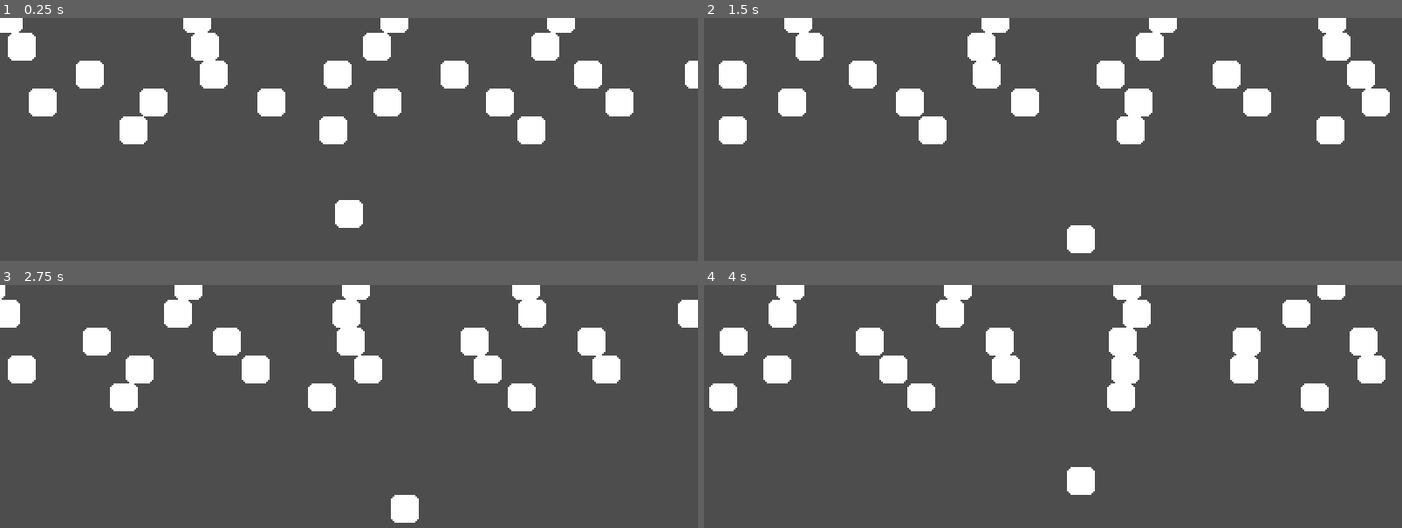
Above: before the commit, frames 1-4 (two rows, left to right).
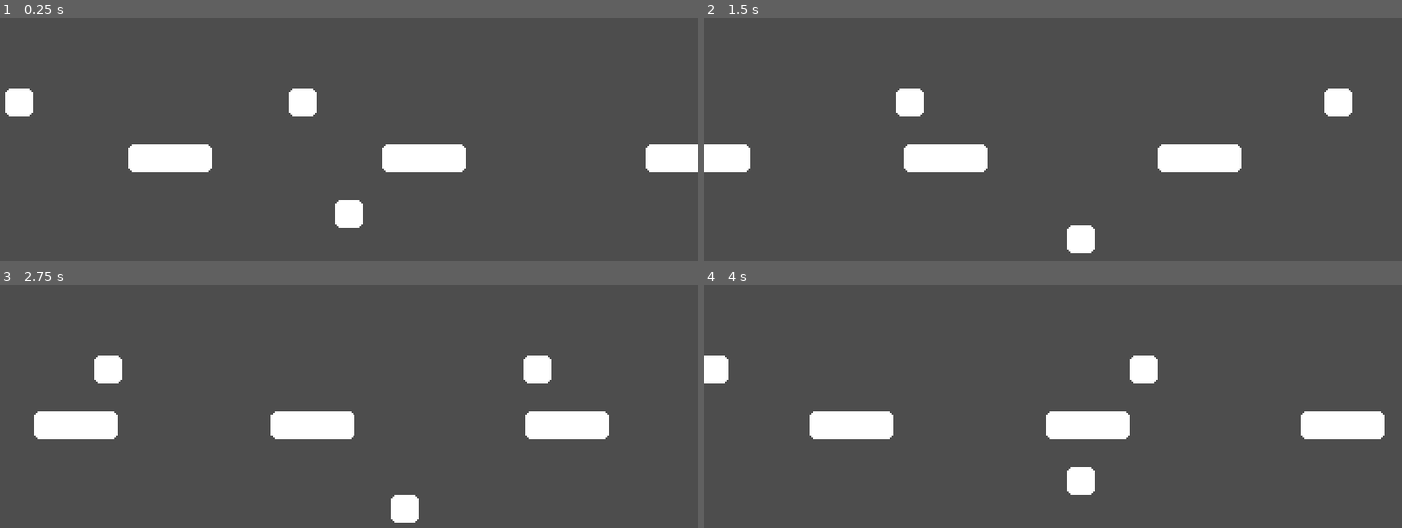
Above: after the commit, the same moments.

Repository: sirius-leaf/courier_bot_protocol
Game: Godot game, scene res://Scene/Level Scene/level.tscn
Two runs of this game, one before a commit and one after it. Both use one fixed random seed, a clock stepped at 60 frames per second and the inputs below.
Inputs:
- Up to frame 1 (0.25 s): no input
- Up to frame 2 (1.5 s): hold Right (ui_right) 0.53-1.28 s; hold Down (ui_down) from 1.28 s (still down)
- Up to frame 3 (2.75 s): release Down (ui_down) at 2.03 s; hold Right (ui_right) from 2.03 s (still down)
- Up to frame 4 (4 s): release Right (ui_right) at 2.78 s; hold Up (ui_up) 2.78-3.53 s; hold Left (ui_left) from 3.53 s (still down)

The runs differ from the first frame. In frame 1, 13% of the frame differs, in the area x 0-100%, y 0-64%; in frame 2, 13%; in frame 3, 14%; in frame 4, 14%, in the area x 0-98%, y 0-64%.

Commit message:
added moving object system

Diff:
--- a/Scene/Level Scene/level.tscn
+++ b/Scene/Level Scene/level.tscn
@@ -1,8 +1,9 @@
-[gd_scene load_steps=4 format=3 uid="uid://dx8nbddj2vps5"]
+[gd_scene load_steps=5 format=3 uid="uid://dx8nbddj2vps5"]
 
 [ext_resource type="Script" path="res://Script/camera_2d.gd" id="1_34jud"]
 [ext_resource type="PackedScene" uid="uid://cnx505m3w2o5k" path="res://Scene/Object Scene/sd_570.tscn" id="1_uo02c"]
-[ext_resource type="PackedScene" uid="uid://bupdyrkly776e" path="res://Scene/Object Scene/Spawner/car_spawner.tscn" id="4_vcn4b"]
+[ext_resource type="PackedScene" uid="uid://bupdyrkly776e" path="res://Scene/Object Scene/Spawner/moving_object_spawner.tscn" id="3_t40wj"]
+[ext_resource type="PackedScene" uid="uid://ksrfwjtlo3p3" path="res://Scene/Object Scene/moving_platform.tscn" id="4_c00vo"]
 
 [node name="Level" type="Node2D"]
 
@@ -13,21 +14,12 @@
 
 [node name="SD-570" parent="." instance=ExtResource("1_uo02c")]
 
-[node name="CarSpawner" parent="." instance=ExtResource("4_vcn4b")]
-moveSpeed = [30.0, 50.0]
+[node name="MovingObjectSpawner" parent="." instance=ExtResource("3_t40wj")]
+position = Vector2(0, -32)
+carScene = ExtResource("4_c00vo")
+spawnTime = [4.0, 5.0]
+moveSpeed = [30.0, 35.0]
+isWater = true
 
-[node name="CarSpawner2" parent="." instance=ExtResource("4_vcn4b")]
+[node name="MovingObjectSpawner2" parent="." instance=ExtResource("3_t40wj")]
 position = Vector2(0, -64)
-moveSpeed = [30.0, 50.0]
-
-[node name="CarSpawner3" parent="." instance=ExtResource("4_vcn4b")]
-position = Vector2(0, -80)
-moveSpeed = [30.0, 50.0]
-
-[node name="CarSpawner4" parent="." instance=ExtResource("4_vcn4b")]
-position = Vector2(0, -96)
-moveSpeed = [30.0, 50.0]
-
-[node name="CarSpawner5" parent="." instance=ExtResource("4_vcn4b")]
-position = Vector2(0, -112)
-moveSpeed = [30.0, 50.0]
--- a/Scene/Object Scene/Spawner/car_spawner.tscn
+++ /dev/null
@@ -1,14 +0,0 @@
-[gd_scene load_steps=3 format=3 uid="uid://bupdyrkly776e"]
-
-[ext_resource type="Script" path="res://Script/car_spawner.gd" id="1_peg74"]
-[ext_resource type="PackedScene" uid="uid://d0428y66p1kwg" path="res://Scene/Object Scene/small_car.tscn" id="2_2q4pu"]
-
-[node name="CarSpawner" type="Node2D"]
-position = Vector2(0, -48)
-script = ExtResource("1_peg74")
-carScene = ExtResource("2_2q4pu")
-
-[node name="SpawnDelay" type="Timer" parent="."]
-one_shot = true
-
-[connection signal="timeout" from="SpawnDelay" to="." method="_on_spawn_delay_timeout"]
--- /dev/null
+++ b/Scene/Object Scene/Spawner/moving_object_spawner.tscn
@@ -0,0 +1,25 @@
+[gd_scene load_steps=4 format=3 uid="uid://bupdyrkly776e"]
+
+[ext_resource type="Script" path="res://Script/car_spawner.gd" id="1_xxbai"]
+[ext_resource type="PackedScene" uid="uid://d0428y66p1kwg" path="res://Scene/Object Scene/small_car.tscn" id="2_3qc83"]
+
+[sub_resource type="RectangleShape2D" id="RectangleShape2D_ktfgw"]
+size = Vector2(416, 4)
+
+[node name="MovingObjectSpawner" type="Node2D"]
+script = ExtResource("1_xxbai")
+carScene = ExtResource("2_3qc83")
+
+[node name="SpawnDelay" type="Timer" parent="."]
+one_shot = true
+
+[node name="Water" type="Area2D" parent="."]
+collision_layer = 2
+collision_mask = 2
+monitoring = false
+monitorable = false
+
+[node name="CollisionShape2D" type="CollisionShape2D" parent="Water"]
+shape = SubResource("RectangleShape2D_ktfgw")
+
+[connection signal="timeout" from="SpawnDelay" to="." method="_on_spawn_delay_timeout"]
--- /dev/null
+++ b/Scene/Object Scene/moving_platform.tscn
@@ -0,0 +1,19 @@
+[gd_scene load_steps=4 format=3 uid="uid://ksrfwjtlo3p3"]
+
+[ext_resource type="Script" path="res://Script/moving_object.gd" id="1_08bv1"]
+[ext_resource type="Texture2D" uid="uid://0u62yy35jmrr" path="res://Asset/Sprite/_3x1_block.png" id="2_ujkyl"]
+
+[sub_resource type="RectangleShape2D" id="RectangleShape2D_cn5xw"]
+size = Vector2(48, 8)
+
+[node name="MovingPlatform" type="Area2D" groups=["Platform"]]
+script = ExtResource("1_08bv1")
+isPlatform = true
+
+[node name="3x1Block" type="Sprite2D" parent="."]
+position = Vector2(-16, 0)
+texture = ExtResource("2_ujkyl")
+
+[node name="CollisionShape2D" type="CollisionShape2D" parent="."]
+position = Vector2(-16, 0)
+shape = SubResource("RectangleShape2D_cn5xw")
--- a/Scene/Object Scene/sd_570.tscn
+++ b/Scene/Object Scene/sd_570.tscn
@@ -6,7 +6,13 @@
 [sub_resource type="RectangleShape2D" id="RectangleShape2D_4hpe0"]
 size = Vector2(12, 14)
 
-[node name="SD-570" type="CharacterBody2D"]
+[sub_resource type="RectangleShape2D" id="RectangleShape2D_pfq80"]
+size = Vector2(2, 7)
+
+[sub_resource type="RectangleShape2D" id="RectangleShape2D_g4maq"]
+size = Vector2(2, 7)
+
+[node name="SD-570" type="CharacterBody2D" groups=["Player"]]
 script = ExtResource("1_sjwqe")
 
 [node name="Sprite" type="Sprite2D" parent="."]
@@ -28,3 +34,20 @@
 
 [node name="CheckRight" type="RayCast2D" parent="MovementCheckRaycast"]
 target_position = Vector2(16, 0)
+
+[node name="PlatformCheck" type="Area2D" parent="."]
+
+[node name="CollisionShape2D" type="CollisionShape2D" parent="PlatformCheck"]
+shape = SubResource("RectangleShape2D_pfq80")
+
+[node name="WaterCheck" type="Area2D" parent="."]
+collision_layer = 2
+collision_mask = 2
+
+[node name="CollisionShape2D" type="CollisionShape2D" parent="WaterCheck"]
+shape = SubResource("RectangleShape2D_g4maq")
+
+[connection signal="area_entered" from="PlatformCheck" to="." method="_on_area_2d_area_entered"]
+[connection signal="area_exited" from="PlatformCheck" to="." method="_on_area_2d_area_exited"]
+[connection signal="area_entered" from="WaterCheck" to="." method="_on_water_check_area_entered"]
+[connection signal="area_exited" from="WaterCheck" to="." method="_on_water_check_area_exited"]
--- a/Scene/Object Scene/small_car.tscn
+++ b/Scene/Object Scene/small_car.tscn
@@ -1,12 +1,12 @@
 [gd_scene load_steps=4 format=3 uid="uid://d0428y66p1kwg"]
 
 [ext_resource type="Texture2D" uid="uid://8qwy3vej3x04" path="res://Asset/Sprite/_1x1_block.png" id="1_udavd"]
-[ext_resource type="Script" path="res://Script/car.gd" id="2_3rcrp"]
+[ext_resource type="Script" path="res://Script/moving_object.gd" id="2_3rcrp"]
 
 [sub_resource type="RectangleShape2D" id="RectangleShape2D_wbxdp"]
 size = Vector2(16, 16)
 
-[node name="SmallCar" type="Area2D"]
+[node name="SmallCar" type="Area2D" groups=["Car"]]
 script = ExtResource("2_3rcrp")
 
 [node name="1x1Block" type="Sprite2D" parent="."]
@@ -14,3 +14,5 @@
 
 [node name="CollisionShape2D" type="CollisionShape2D" parent="."]
 shape = SubResource("RectangleShape2D_wbxdp")
+
+[connection signal="body_entered" from="." to="." method="_on_body_entered"]
--- a/Script/car.gd
+++ /dev/null
@@ -1,7 +0,0 @@
-extends Area2D
-class_name Car
-
-@export var MoveSpeed: float = 64.0
-
-func _physics_process(delta: float) -> void:
-	position.x += MoveSpeed * delta
--- a/Script/car_spawner.gd
+++ b/Script/car_spawner.gd
@@ -1,17 +1,19 @@
 extends Node2D
 
 @export var carScene: PackedScene
-@export var spawnTime := [2.0, 2.5]
+@export var spawnTime := [2.0, 6.0]
 @export var moveSpeed := [30.0, 50.0]
-@export_range(-1, 1, 1) var overrideMoveDirection: int = 0
-
+@export_range(-1, 1, 1) var overrideMoveDirection := 0
+@export var isWater := false
 
 var _carMoveSpeed: float
 var _moveDirection: int
 
 @onready var spawn_delay: Timer = $SpawnDelay
+@onready var water: Area2D = $Water
 
 func _ready() -> void:
+	if isWater: water.monitorable = true
 	_set_delay()
 
 	_carMoveSpeed = randf_range(moveSpeed[0], moveSpeed[1])
@@ -20,8 +22,8 @@
 	var spawnPos := 0.0
 
 	while (_moveDirection > 0 and spawnPos < 460) or (_moveDirection < 0 and spawnPos > -460):
-		var car: Car = carScene.instantiate()
-		car.MoveSpeed = _carMoveSpeed * _moveDirection
+		var car: MovingObject = carScene.instantiate()
+		car.moveSpeed = _carMoveSpeed * _moveDirection
 		car.global_position = Vector2(-230.0 * _moveDirection + spawnPos, global_position.y)
 		car.global_rotation_degrees = 180.0 if _moveDirection < 0 else 0.0
 		$"..".add_child.call_deferred(car)
@@ -30,8 +32,8 @@
 
 
 func _on_spawn_delay_timeout() -> void:
-	var car: Car = carScene.instantiate()
-	car.MoveSpeed = _carMoveSpeed * _moveDirection
+	var car: MovingObject = carScene.instantiate()
+	car.moveSpeed = _carMoveSpeed * _moveDirection
 	car.global_position = Vector2(-230.0 * _moveDirection, global_position.y)
 	car.global_rotation_degrees = 180.0 if _moveDirection < 0 else 0.0
 	$"..".add_child(car)
--- /dev/null
+++ b/Script/moving_object.gd
@@ -0,0 +1,13 @@
+extends Area2D
+class_name MovingObject
+
+@export var moveSpeed: float = 64.0
+@export var isPlatform := false
+
+func _physics_process(delta: float) -> void:
+	position.x += moveSpeed * delta
+
+
+func _on_body_entered(body: Node2D) -> void:
+	if not isPlatform and body.is_in_group("Player"):
+		get_tree().reload_current_scene.call_deferred()
--- a/Script/player.gd
+++ b/Script/player.gd
@@ -5,6 +5,12 @@
 @export var moveSpeed: float = 0.2
 
 var _playerPos := Vector2(0.0, 0.0)
+var _onMovingPlatform := false
+var _playerPosOnMoving := 0.0
+var _onMovingPlatformOffsetX := 0.0
+var _movingPlatform: MovingObject
+var _onPlatformOffsetX: float
+var _onWater := false
 
 @onready var check_up: RayCast2D = $MovementCheckRaycast/CheckUp
 @onready var check_down: RayCast2D = $MovementCheckRaycast/CheckDown
@@ -12,23 +18,57 @@
 @onready var check_right: RayCast2D = $MovementCheckRaycast/CheckRight
 
 func _process(delta: float) -> void:
-	var is_moving: bool = true if global_position.distance_to(_playerPos) > 5.0 else false
+	if Input.is_action_just_pressed("ui_up") and not check_up.is_colliding():
+		_playerPos.y -= moveDistance
+	elif Input.is_action_just_pressed("ui_down") and not check_down.is_colliding():
+		_playerPos.y += moveDistance
+	elif Input.is_action_just_pressed("ui_left") and not check_left.is_colliding():
+		if not _onMovingPlatform:
+			_playerPos.x -= moveDistance
+		else:
+			_playerPosOnMoving -= moveDistance
+	elif Input.is_action_just_pressed("ui_right") and not check_right.is_colliding():
+		if not _onMovingPlatform:
+			_playerPos.x += moveDistance
+		else:
+			_playerPosOnMoving += moveDistance
 
-	if not is_moving:
-		if not check_up.is_colliding() and Input.is_action_just_pressed("ui_up"):
-			_playerPos.y -= moveDistance
-		elif not check_down.is_colliding() and Input.is_action_just_pressed("ui_down"):
-			_playerPos.y += moveDistance
-		elif not check_left.is_colliding() and Input.is_action_just_pressed("ui_left"):
-			_playerPos.x -= moveDistance
-		elif not check_right.is_colliding() and Input.is_action_just_pressed("ui_right"):
-			_playerPos.x += moveDistance
+	if _onWater and not _onMovingPlatform: get_tree().reload_current_scene()
 
 
 func _physics_process(delta: float) -> void:
-	global_position = lerp(global_position, _playerPos, moveSpeed)
+	global_position.y = lerp(global_position.y, _playerPos.y, moveSpeed)
+
+	if not _onMovingPlatform:
+		global_position.x = lerp(global_position.x, _playerPos.x, moveSpeed)
+	else:
+		_onMovingPlatformOffsetX = lerp(_onMovingPlatformOffsetX, _playerPosOnMoving, moveSpeed)
+		global_position.x = _movingPlatform.global_position.x + _onPlatformOffsetX + _onMovingPlatformOffsetX
+		_playerPos.x = roundf(global_position.x / 16.0) * 16.0
 
 
 func _input(event: InputEvent) -> void:
 	if event.is_action_released("reset_scene"):
 		get_tree().reload_current_scene()
+
+
+func _on_area_2d_area_entered(area: Area2D) -> void:
+	if area.is_in_group("Platform"):
+		_movingPlatform = area
+		_onMovingPlatform = true
+		_onPlatformOffsetX = global_position.x - area.global_position.x
+
+
+func _on_area_2d_area_exited(area: Area2D) -> void:
+	if area.is_in_group("Platform"):
+		_onMovingPlatformOffsetX = 0.0
+		_playerPosOnMoving = 0.0
+		_onMovingPlatform = false
+
+
+func _on_water_check_area_entered(area: Area2D) -> void:
+	_onWater = true
+
+
+func _on_water_check_area_exited(area: Area2D) -> void:
+	_onWater = false
--- a/project.godot
+++ b/project.godot
@@ -14,6 +14,10 @@
 run/main_scene="res://Scene/Level Scene/level.tscn"
 config/features=PackedStringArray("4.3", "GL Compatibility")
 config/icon="res://icon.svg"
+
+[debug]
+
+gdscript/warnings/inferred_declaration=1
 
 [display]
 
Not shown: 1 places in Scene/Object Scene/sd_570.tscn that only renumber resources
